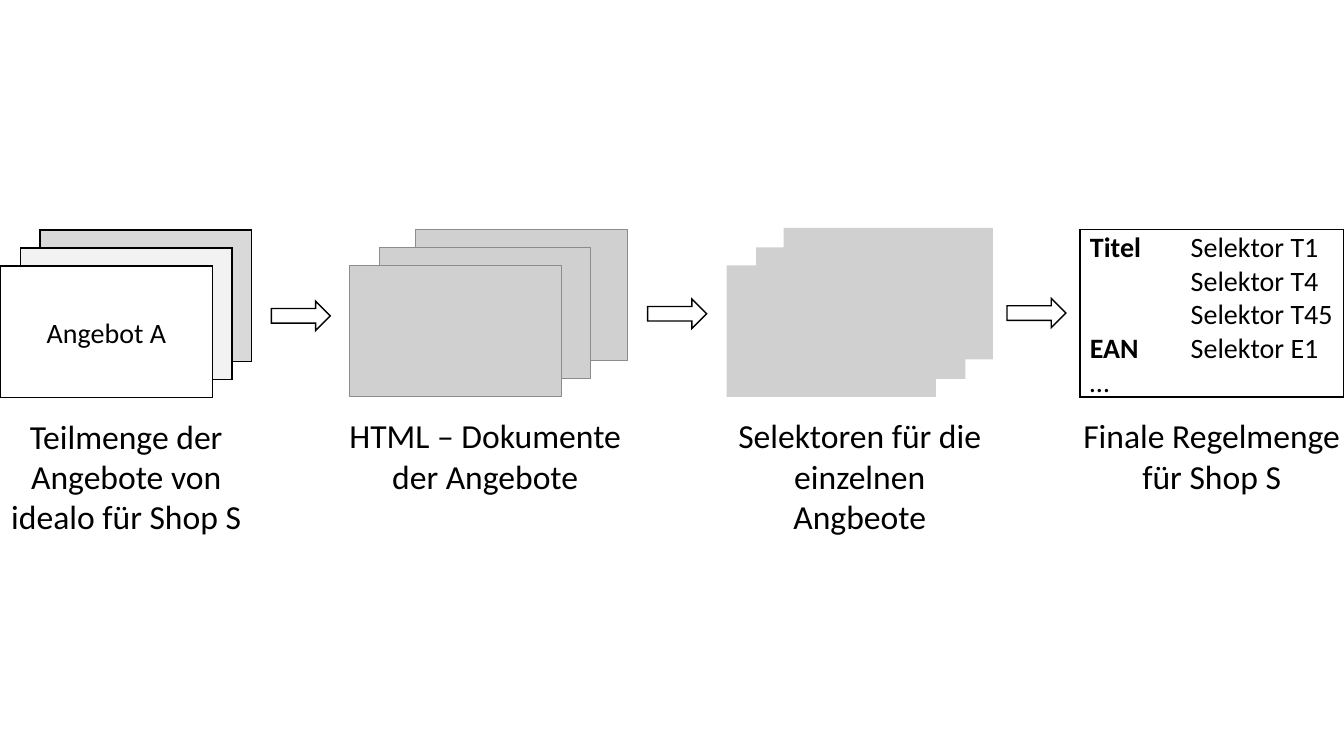
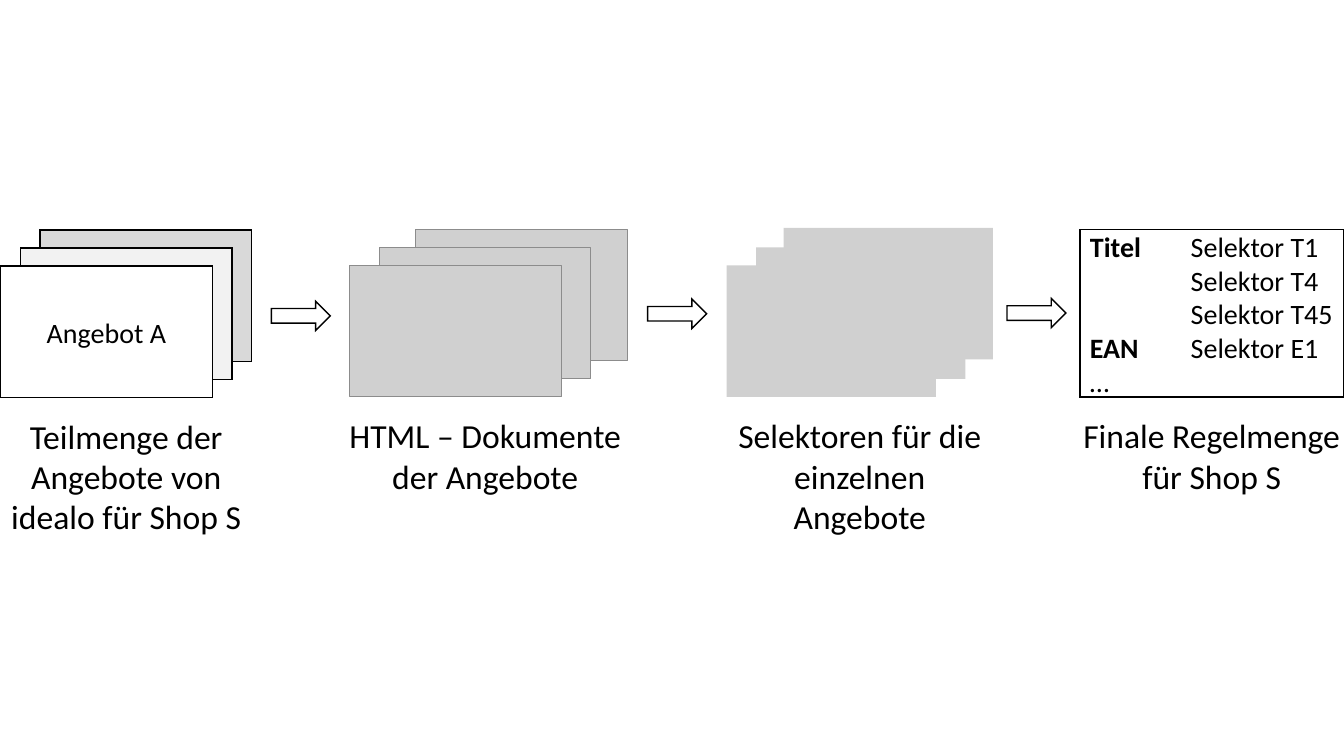
Before and after one commit to deeps96/Bachelorarbeit, a slide deck: slide 1 of src/resources/Datenfluss-SRG.pptx. Drawn at 1344x756 pixels with LibreOffice and Linux fonts; fonts in the diff are those of the drawing; grey boxes stand for pictures. Boxes give left, top, right and bottom in pixels: in the first picture for what was removed or moved away, otherwise in the second. Text is boxed around its words. In the diff, an @@ line names an element or a change of style, - is before the commit and + after.

```diff
--- a/src/resources/Datenfluss-SRG.pptx
+++ b/src/resources/Datenfluss-SRG.pptx
@@ text at (x1=738, y1=424, x2=981, y2=535): text changed @@
-Selektoren für die einzelnen Angbeote
+Selektoren für die einzelnen Angebote
```
Also in this commit, not shown: 3 other files.
